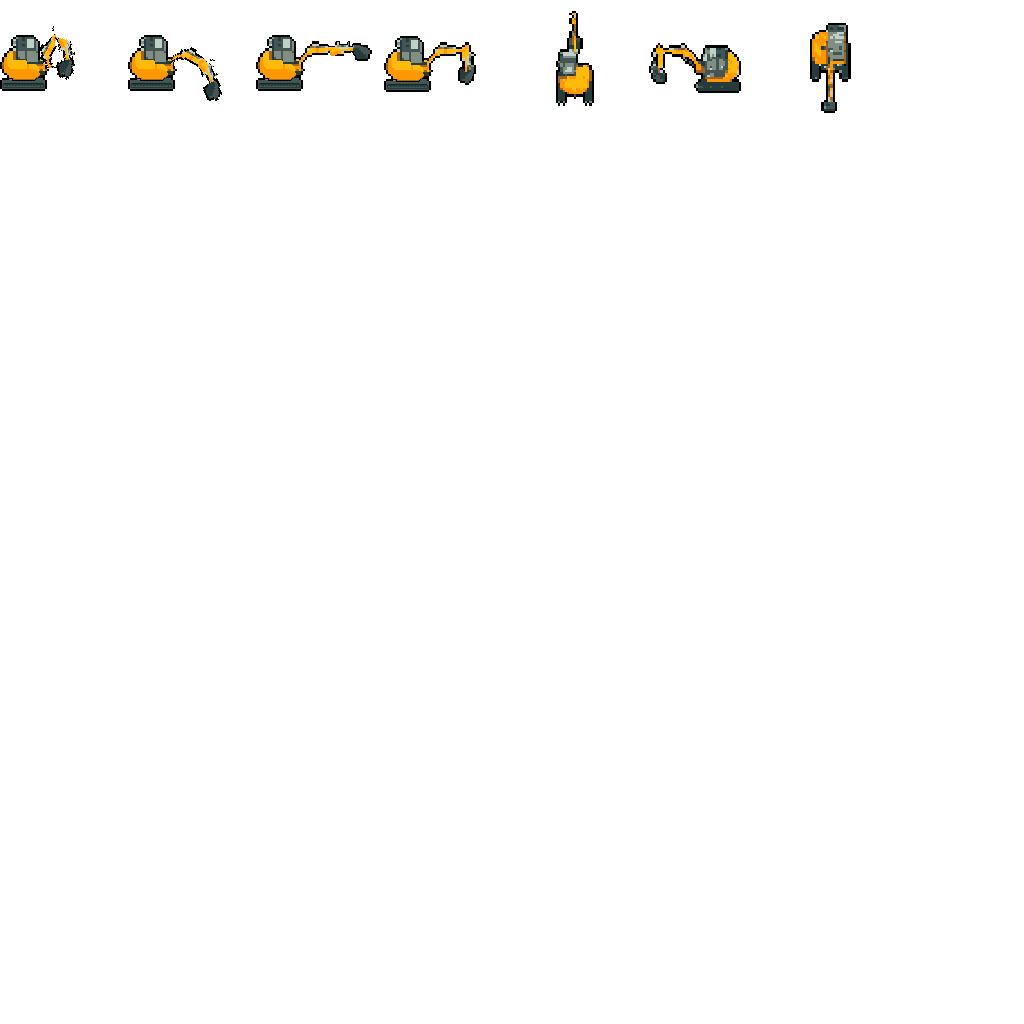
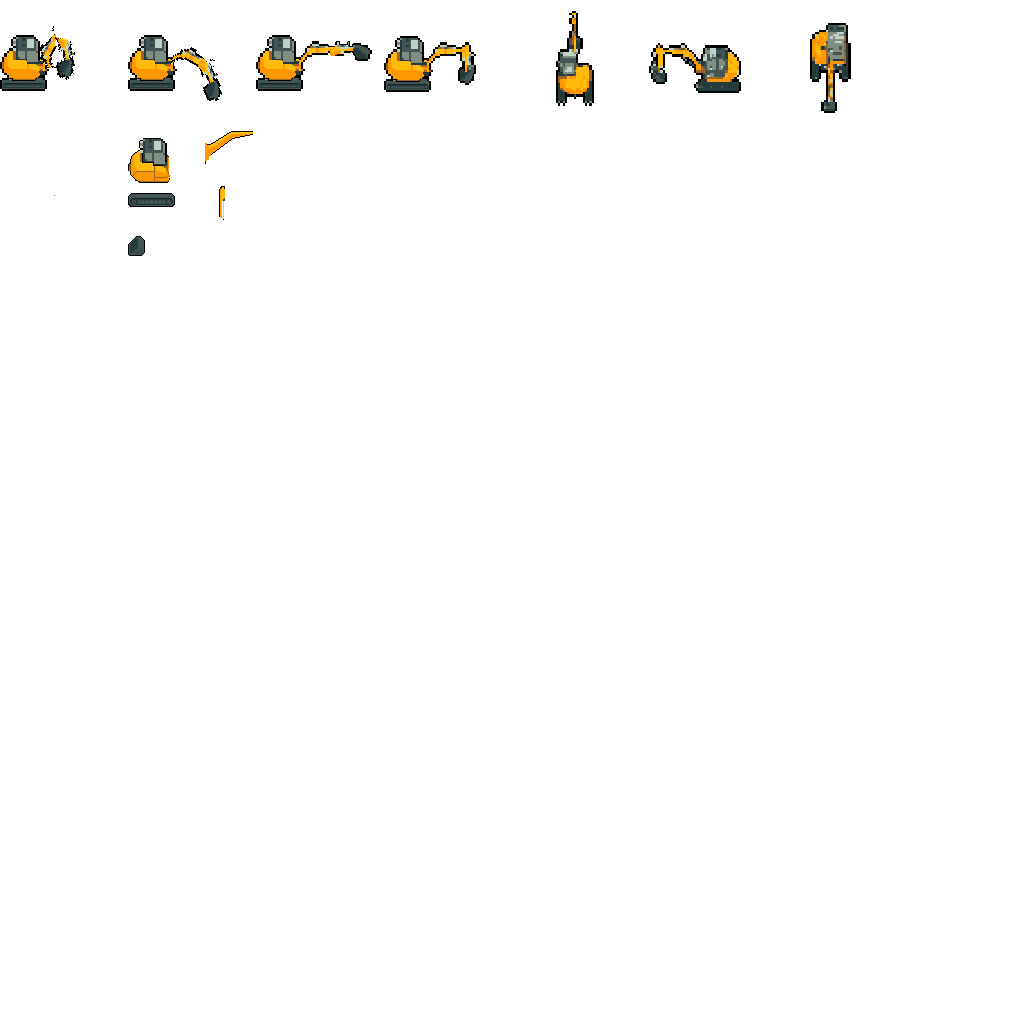
Layers edited between the first and the second 1024x1024 image:
added layer "longarm" above "shortamr" over bbox(205, 131, 253, 164)
added layer "shortamr" above "body" over bbox(219, 186, 225, 220)
added layer "body" above "bucket" over bbox(54, 138, 170, 196)
added layer "bucket" above "Layer 9" over bbox(128, 236, 145, 256)
added layer "tread copy" above "tread" over bbox(128, 193, 175, 207)
